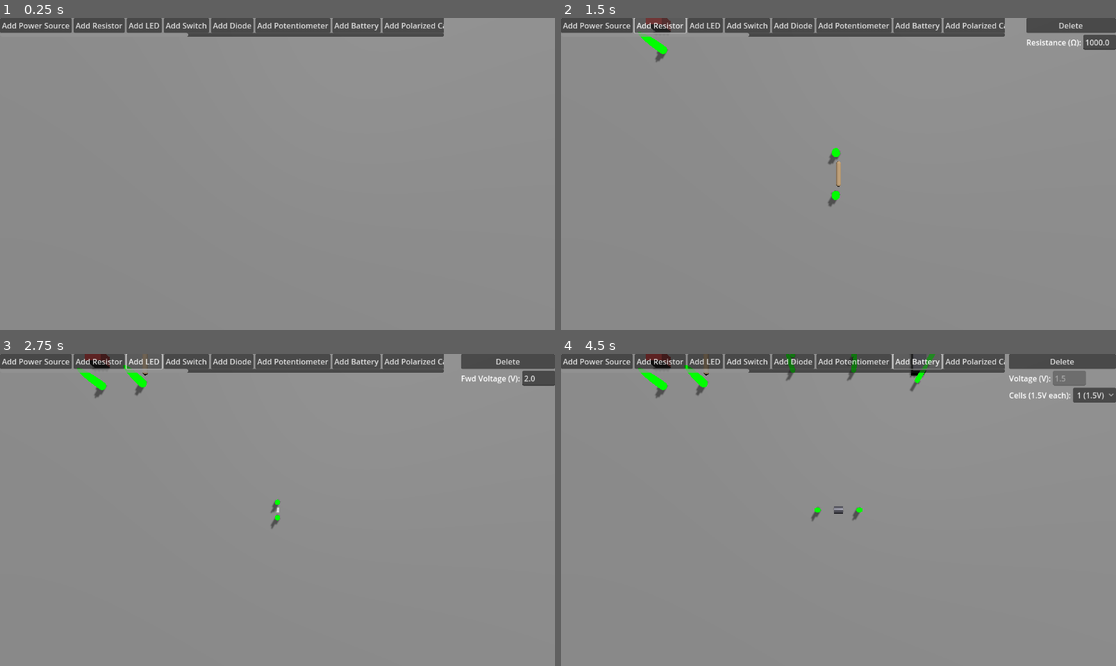
Above: before the commit, frames 1-4 (two rows, left to right).
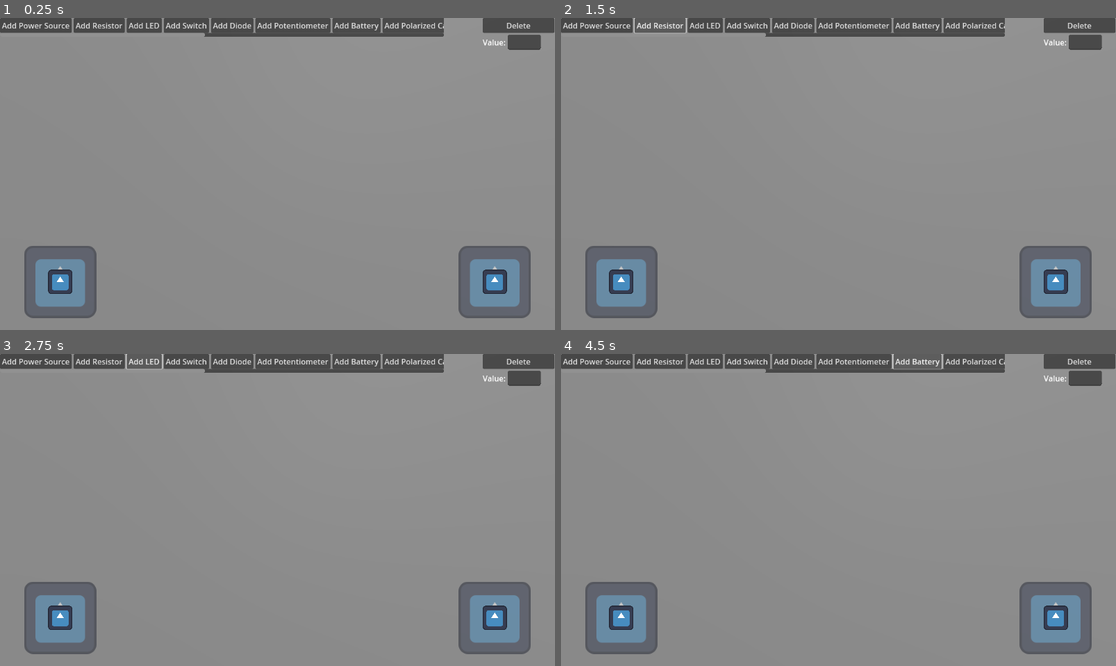
Above: after the commit, the same moments.

Repository: supastishn/mcu-sim
Game: Godot game, scene res://CircuitEditor3D.tscn
Two runs of this game, one before a commit and one after it. Both use one fixed random seed, a clock stepped at 60 frames per second and the inputs below. The engine's default icon, where the game draws it, is replaced by a stand-in: a white triangle on a blue panel in a dark square.
Inputs:
- Up to frame 1 (0.25 s): no input
- Up to frame 2 (1.5 s): click "Add Power Source" at 0.5 s; click "Add Resistor" at 1.25 s
- Up to frame 3 (2.75 s): click "Add LED" at 2 s
- Up to frame 4 (4.5 s): click "Add Diode" at 2.75 s; click "Add Potentiometer" at 3.5 s; click "Add Battery" at 4.25 s

The runs differ from the first frame. In frame 1, 6.9% of the frame differs, in the area x 4-100%, y 0-97%; in frame 2, 7.1%; in frame 3, 7.2%; in frame 4, 8.2%.
Error after the commit: Parse Error: Identifier "MOSFETVtBox" not declared in the current scope. (res://CircuitEditor3D.gd:719)

Commit message:
feat: Add N-Channel MOSFET support to editor UI and deletion

Diff:
--- a/CircuitEditor3D.gd
+++ b/CircuitEditor3D.gd
@@ -713,6 +713,16 @@
 		vec_sat_label.text = "Vec Sat (V):"
 		vec_sat_edit.text = str(selected_component.vec_sat)
 		# TODO: Add visual highlight
+	# N‐Channel MOSFET: show Vt and Kn boxes
+	elif selected_component is NChannelMOSFET3D:
+		value_box.visible   = false
+		MOSFETVtBox.visible = true
+		MOSFETVtLabel.text  = "Vt (V):"
+		MOSFETVtEdit.text   = str(selected_component.threshold_voltage)
+		MOSFETKnBox.visible = true
+		MOSFETKnLabel.text  = "Kn (A/V²):"
+		MOSFETKnEdit.text   = str(selected_component.transconductance_parameter)
+		# TODO: add visual highlight if desired
 	elif selected_component is Relay3D:
 		value_box.visible = true
 		value_label.text = "Coil Threshold (V):"
@@ -1067,6 +1077,7 @@
 		 selected_component is NPNBJT3D or \
 		 selected_component is PNPBJT3D or \
 		 selected_component is ZenerDiode3D or \
+		 selected_component is NChannelMOSFET3D or \
 		 selected_component is Relay3D:
 		var component_to_delete = selected_component # Store ref
 		var terminals_to_check = []
